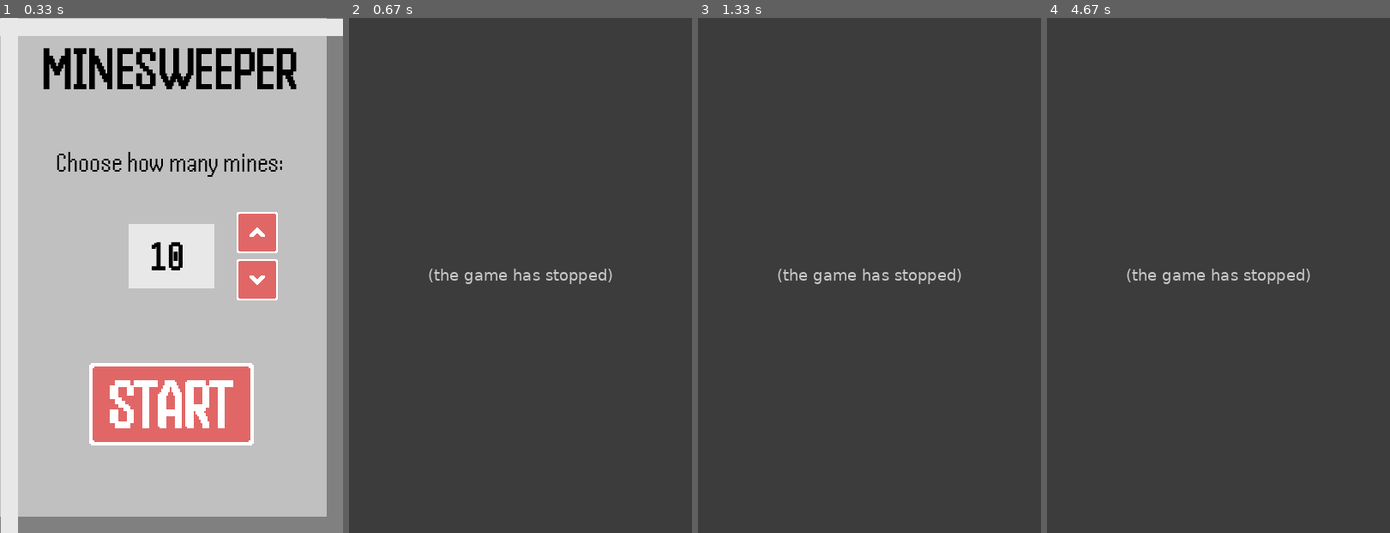
Above: before the commit, frames 1-4 (left to right).
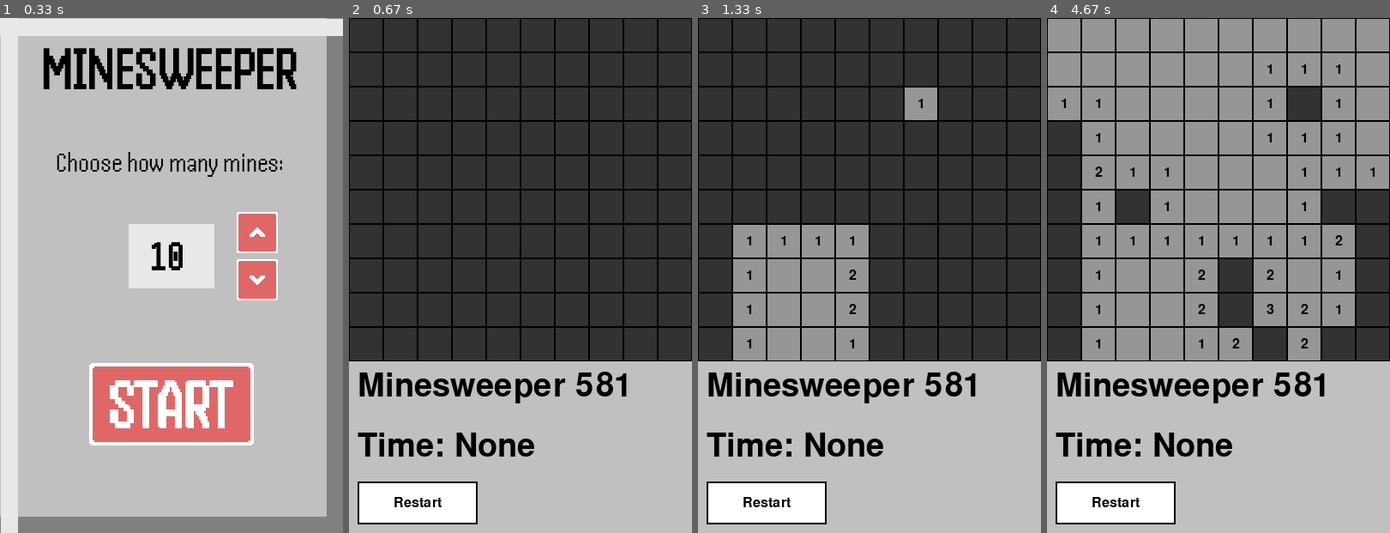
Above: after the commit, the same moments.

Repository: ColinTreanor/581Minesweeper2025
Game: pygame game, started from pygame_main.py
Same seed, same stepped clock (60 frames per second), same inputs: the game is played once before the commit and once after it.
Inputs (mouse positions are in pixels of both pictures, inside the frame that each line leads up to):
- Up to frame 1 (0.33 s): no input
- Up to frame 2 (0.67 s): click (520, 404) at 0.38 s
- Up to frame 3 (1.33 s): click (787, 280) at 0.72 s; click (917, 95) at 1.05 s
- Up to frame 4 (4.67 s): right-click (1136, 172) at 1.38 s; click (1221, 327) at 1.72 s; click (1208, 187) at 2.05 s; click (1307, 357) at 2.38 s; click (1324, 265) at 3.22 s; click (1108, 208) at 3.55 s; click (1304, 280) at 4.38 s

Frame 1 is identical in both runs. In frame 2, 40% of the frame differs, in the area x 0-100%, y 0-100%; in frame 3, 50%; in frame 4, 88%.
Error before the commit: TypeError: UIEngine.DisplayPlayingScreen() missing 1 required positional argument: 'time' (U...; the game stopped at 0.38 s (later frames are placeholders)

Commit message:
making it playable
fixed some stuff to account for left and right clicking, commented out some stuff regarding checkWin in board class to prevent it from crashing and now game is playable ish

Diff:
--- a/UI_engine.py
+++ b/UI_engine.py
@@ -45,7 +45,7 @@
         ))
         return
 
-    def UpdateDisplay(surface : pygame.display, boardState : Board):
+    def UpdateDisplay(surface : pygame.display, boardState : Board, time):
         '''
         will do one of the following:
             - display start screen
@@ -56,18 +56,18 @@
         '''
         match boardState.board.state:
             case GameState.START_SCREEN:
-                UIEngine.DisplayStartScreen(surface, boardState)
+                UIEngine.DisplayStartScreen(surface, boardState, time)
             case GameState.PLAYING:
-                UIEngine.DisplayPlayingScreen(surface, boardState)
+                UIEngine.DisplayPlayingScreen(surface, boardState, time)
             case GameState.WIN_SCREEN:
-                UIEngine.DisplayWinScreen(surface)
+                UIEngine.DisplayWinScreen(surface, time)
             case GameState.LOSE_SCREEN:
-                UIEngine.DisplayLoseScreen(surface)
-
-        UIEngine.DisplayButtons(surface, boardState.board.state)
-        return
-
-    def DisplayStartScreen(surface : pygame.display, boardState : Board):
+                UIEngine.DisplayLoseScreen(surface, time)
+
+        UIEngine.DisplayButtons(surface, boardState.board.state, time)
+        return
+
+    def DisplayStartScreen(surface : pygame.display, boardState : Board, time):
         # fill with background color
         surface.fill(START_BG_COLOR)
 
@@ -115,6 +115,8 @@
         return
 
     def DisplayPlayingScreen(surface : pygame.display, boardState : Board, time): #have to update all things calling this to include time as a param
+        surface.fill(START_BG_COLOR)
+
         GRAY = (150, 150, 150) #we can probably make these global vars for the rest of the screens
         RED   = (255, 0, 0)
         BLACK = (0, 0, 0)
@@ -126,11 +128,11 @@
         font = pygame.font.SysFont(None, 24)
         big_font = pygame.font.SysFont(None, 56)
         title = big_font.render("Minesweeper 581", True, BLACK)
-        surface.blit(title, (10, boardState.board_size * cell_size + 10))
+        surface.blit(title, (10, boardState.board.board_size * cell_size + 10))
         time_display = big_font.render(f"Time: {time}", True, BLACK)
-        surface.blit(time_display, (10, boardState.board_size * cell_size + 80))
+        surface.blit(time_display, (10, boardState.board.board_size * cell_size + 80))
         #if x is at 10 its under timeer if its at 250 its right side aligned
-        restart_rect = pygame.Rect(10, boardState.board_size * cell_size + 140, 140, 50)
+        restart_rect = pygame.Rect(10, boardState.board.board_size * cell_size + 140, 140, 50)
         #to keep them stacked im basically using the previous displayed x coord (10) and then previous y and adding random multiples of 10 until it looks good
 
         pygame.draw.rect(surface, WHITE, restart_rect)
@@ -140,10 +142,10 @@
         text_rect = button_text.get_rect(center=restart_rect.center)
         surface.blit(button_text, text_rect)
 
-        for r in range(boardState.board_size):
-            for c in range(boardState.board_size):
-                visible_piece = boardState.visible_board[r][c]
-                actual_piece = boardState.actual_board[r][c]
+        for r in range(boardState.board.board_size):
+            for c in range(boardState.board.board_size):
+                visible_piece = boardState.board.visible_board[r][c]
+                actual_piece = boardState.board.actual_board[r][c]
                 rect = pygame.Rect(c * cell_size, r * cell_size, cell_size, cell_size)
 
                 if visible_piece != BoardPiece.UNKNOWN:
@@ -153,20 +155,18 @@
                         pygame.draw.rect(surface, RED, rect)
                         #minesprite blit add mayhaps
                     else:
-                        neighbor_mines = boardState.GetNeighborMineCount((r, c))
-                        if neighbor_mines > 0:
-                            text = font.render(str(neighbor_mines), True, BLACK)
+                        if actual_piece > 0:
+                            text = font.render(str(actual_piece), True, BLACK)
                             text_rect = text.get_rect(center=rect.center)
                             surface.blit(text, text_rect)
-                            #this should work but i havent tested
-                            #if the neighbor has at least one mine it renders the string into text and then you can get rect to center the
+                            #if it has at least one mine it renders the string into text and then you can get rect to center the
                             #text in the cell box and then blit it to display
                 else:
                     pygame.draw.rect(surface, DARK_GRAY, rect)
                 pygame.draw.rect(surface, BLACK, rect, 1)
         return restart_rect #so whatever is detecting clicks can detect restart_rect being used
 
-    def DisplayWinScreen(surface : pygame.display):
+    def DisplayWinScreen(surface : pygame.display, time):
         WinFont = pygame.font.SysFont('Comic Sans MS', 80)
         WinText = 'You WIN!'
         WinTextSurface = WinFont.render(WinText, False, BLACK)
@@ -175,7 +175,7 @@
                                       SCREEN_HEIGHT / 2 - WinTextSize[1] / 2))
         return
 
-    def DisplayLoseScreen(surface : pygame.display):
+    def DisplayLoseScreen(surface : pygame.display, time):
         surface.fill((0, 0, 0))
         font = pygame.font.Font(None, 74)
         text = font.render("You Lose!", True, (255, 0, 0))
@@ -183,7 +183,7 @@
         surface.blit(text, text_rect)
         return
 
-    def DisplayButtons(surface : pygame.display, gameState : GameState):
+    def DisplayButtons(surface : pygame.display, gameState : GameState, time):
         for button in ButtonClass.ButtonList:
             if (gameState == button.mOnState):
                 surface.blit(button.mImg, button.mRect)
--- a/board.py
+++ b/board.py
@@ -83,7 +83,15 @@
         self.visible_board[spaceIdx[0]][spaceIdx[1]] = BoardPiece.FLAG
 
     def RevealSpace(self, spaceIdx: tuple):
+        r, c = spaceIdx
+        print(f"RevealSpace called with indices: row={r}, col={c}")
+        print(f"Board size: {self.board_size}, actual_board dimensions: {len(self.actual_board)} x {len(self.actual_board[0])}")
 
+        if not (0 <= r < self.board_size and 0 <= c < self.board_size):
+            print(f"Invalid indices: ({r}, {c}) - skipping")
+            return
+
+        revealedSpace = self.actual_board[r][c]
         if(not self.board_generated): #Generate underlying board on first move to ensure bomb isnt on selected tile.
             self.GenerateBoard(spaceIdx)
 
@@ -93,6 +101,7 @@
             return
 
         match revealedSpace:
+
             case BoardPiece.MINE:
                 self.visible_board[spaceIdx[0]][spaceIdx[1]] == BoardPiece.MINE
                 self.GameState = GameState.LOSE_SCREEN
@@ -104,10 +113,10 @@
                     for y in range(max(0, spaceIdx[1] - 1), min(spaceIdx[1] + 2, self.board_size)):
                         self.RevealSpace((x, y))
 
-                if(self.CheckWin()):
+                '''if(self.CheckWin()):
                     self.state = GameState.WIN_SCREEN
                     return self.visible_board
-
+'''
                 return self.visible_board
 
             case _: # defualt case
--- a/event_handler.py
+++ b/event_handler.py
@@ -43,13 +43,22 @@
                             break
 
                     if (game.GetBoardState().state == GameState.PLAYING):
+                        #added rudimentery for clicking cell
+                         x, y = pygame.mouse.get_pos()
+                         r = y // 40 #cell size - 40
+                         c = x // 40
+                         game.board.RevealSpace((r, c))
                          #TODO: implement functionality for clicking cell
-                         print("Placeholder for left click functionality")
+                        # print("Placeholder for left click functionality")
 
                 elif (rightMousePressed):
                     if (game.GetBoardState().state == GameState.PLAYING):
+                         x, y = pygame.mouse.get_pos()
+                         r = y // 40 #cell size - 40
+                         c = x // 40
+                         game.board.PlaceFlag((r, c))
                          #TODO: implement functionality for clicking cell
-                         print("Placeholder for right click functionality")
+                       #  print("Placeholder for right click functionality")
 
         if event.type == QUIT:
             #end pygame
--- a/pygame_main.py
+++ b/pygame_main.py
@@ -25,11 +25,8 @@
         for event in pygame.event.get():
             EventHandler.HandleEvent(event, Game)
 
-        UIEngine.UpdateDisplay(DISPLAYSURF, Game)
-        '''uncomment to test displaying the game screen
-        time = 10
-        UIEngine.DisplayPlayingScreen(DISPLAYSURF, Game.GetBoardState(), time)
-        '''
+        UIEngine.UpdateDisplay(DISPLAYSURF, Game, time=None) #need time calculation
+
         #upload window / surface changes
         pygame.display.update()
         #limit game speed to 60 FPS
